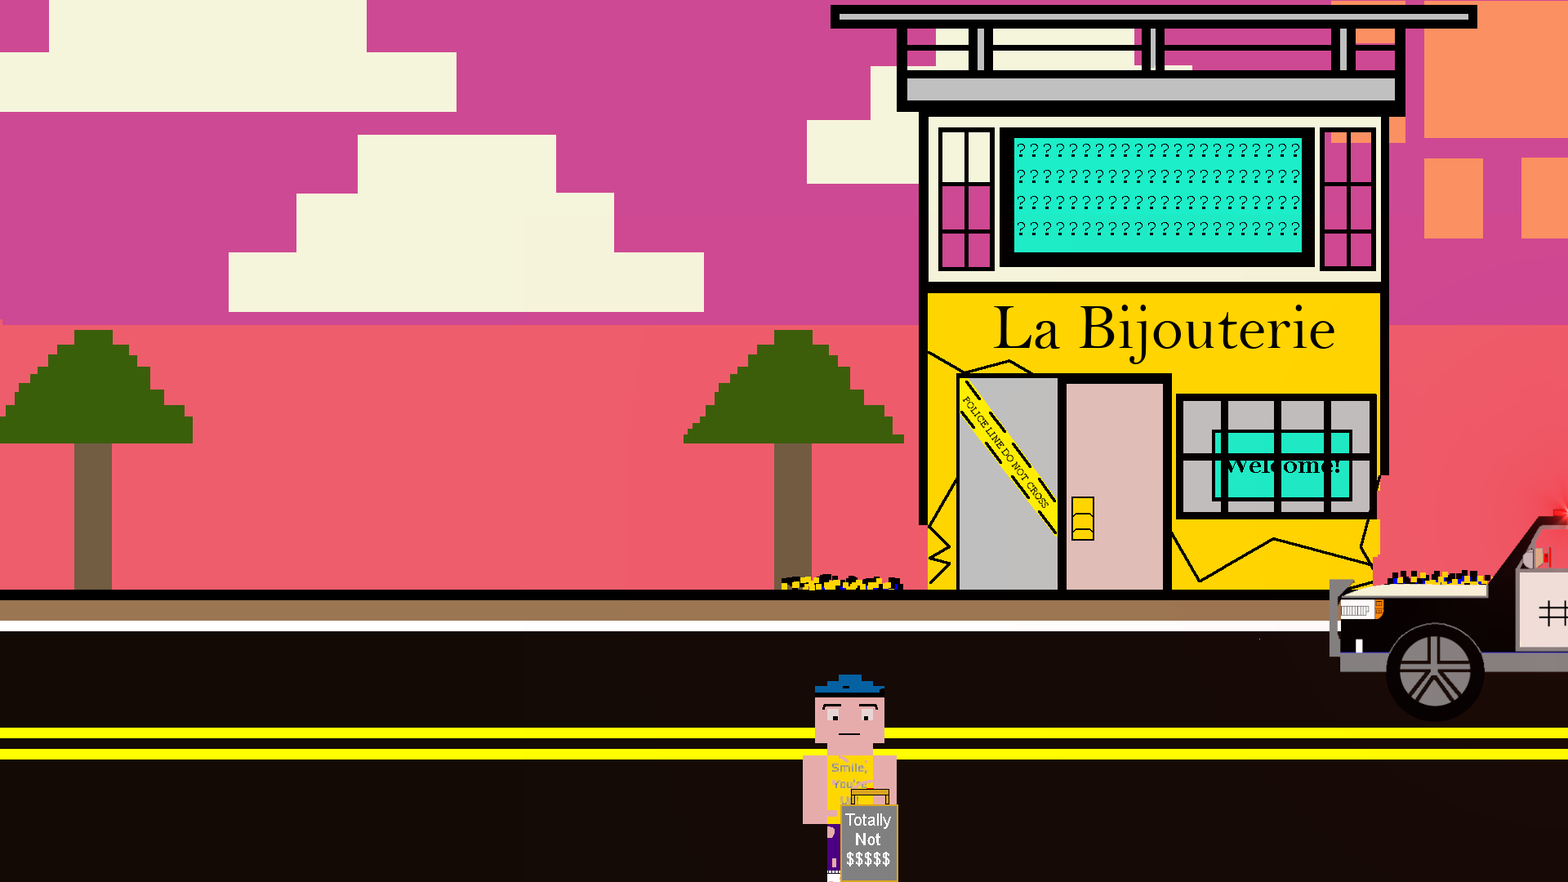
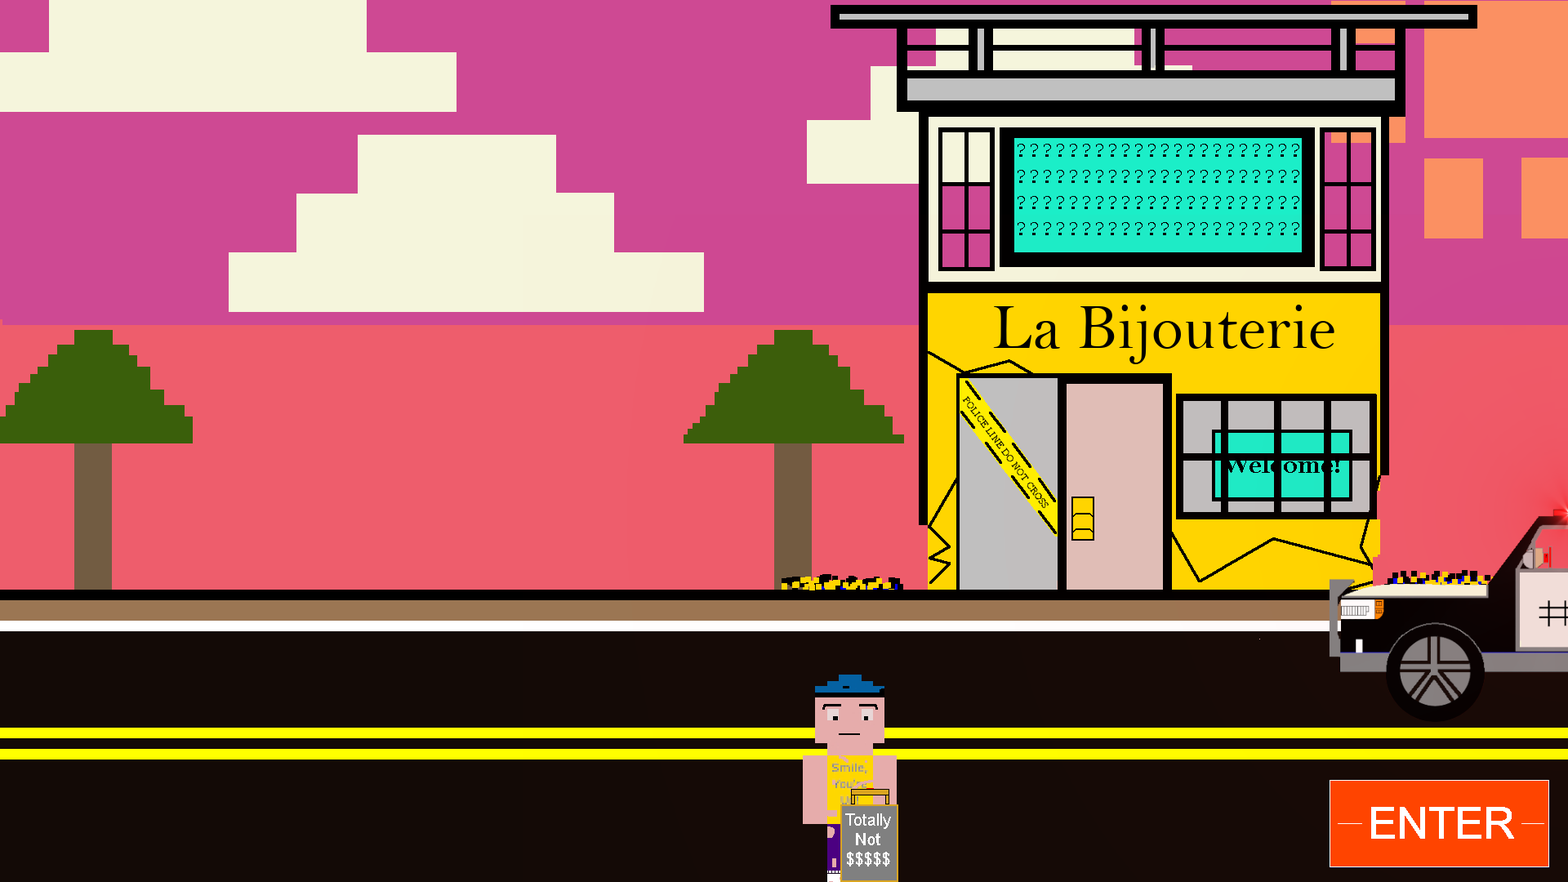
Before/after of a 1568px x 882px layered artwork. What changed in the layer stack:
added layer "ENTER.xcf copy" above "player copy" over [1329, 779, 1551, 869]